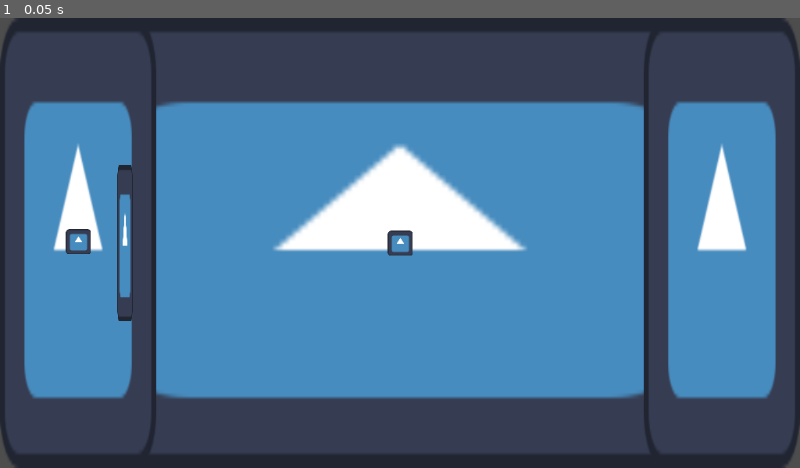
Above: before the commit, frame 1.
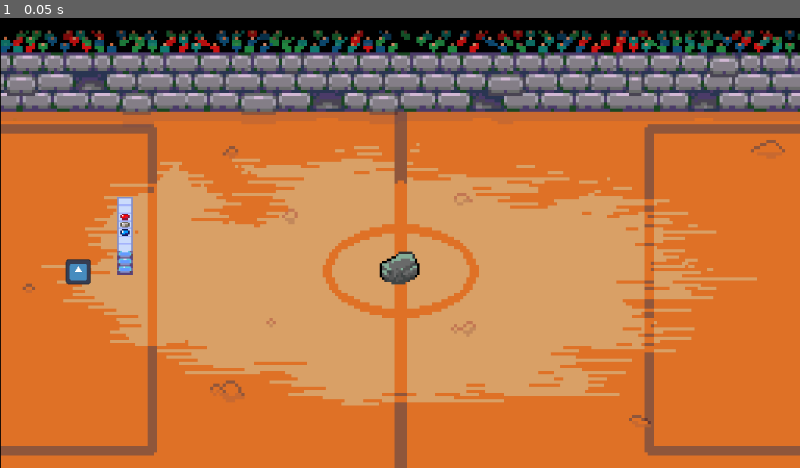
Above: after the commit, the same moment.

Repository: Imahilus/ArcanePong
Game: Godot game, scene res://Scenes/ScreenManager/ScreenManager.tscn
Same seed, same stepped clock (60 frames per second), same inputs: the game is played once before the commit and once after it. The engine's default icon, where the game draws it, is replaced by a stand-in: a white triangle on a blue panel in a dark square.
Inputs:
- Up to frame 1 (0.05 s): no input

The runs differ from the first frame. In frame 1, 97% of the frame differs, in the area x 0-100%, y 0-100%.

Commit message:
Added an exploding projectile that can bounce; and a node that can be added to things to be susceptible to impulses (like from an exploding projectile)

Diff:
--- /dev/null
+++ b/Scenes/Game/Ball.gd
@@ -0,0 +1,6 @@
+extends RigidBody2D
+
+
+func _physics_process(delta):
+	var velocity:Vector2 = $PhysicsModifications.on_physics_process(delta) * delta
+	move_and_collide(velocity)
--- a/Scenes/Game/GameContainer.tscn
+++ b/Scenes/Game/GameContainer.tscn
@@ -1,30 +1,45 @@
-[gd_scene load_steps=6 format=3 uid="uid://lgyfy7jq760t"]
+[gd_scene load_steps=12 format=3 uid="uid://lgyfy7jq760t"]
 
-[ext_resource type="Texture2D" path="res://icon.svg" id="1_r1bhp"]
+[ext_resource type="Texture2D" uid="uid://bbtievkusxq2f" path="res://Resources/Sprites/Arena.png" id="1_fb8xv"]
+[ext_resource type="Texture2D" uid="uid://brlps1b7y47en" path="res://icon.svg" id="1_r1bhp"]
 [ext_resource type="PackedScene" uid="uid://qc1m1wloleov" path="res://Scenes/Game/Wizard.tscn" id="2_4mqa4"]
+[ext_resource type="Script" path="res://Scenes/Game/Ball.gd" id="3_ak0jf"]
 [ext_resource type="PackedScene" uid="uid://cbdsho7d56kdj" path="res://Scenes/Game/Paddle.tscn" id="3_lh8f8"]
+[ext_resource type="Texture2D" uid="uid://d0a3nhh3hrg45" path="res://Resources/Sprites/Rock.png" id="3_ruo30"]
+[ext_resource type="Script" path="res://Scripts/PhysicsModifications.gd" id="4_0parn"]
 
 [sub_resource type="RectangleShape2D" id="RectangleShape2D_h1kvh"]
-size = Vector2(200, 576)
+size = Vector2(200, 456)
+
+[sub_resource type="RectangleShape2D" id="RectangleShape2D_nken3"]
+size = Vector2(20, 496)
+
+[sub_resource type="RectangleShape2D" id="RectangleShape2D_vst0q"]
+size = Vector2(1024, 20)
 
 [sub_resource type="CircleShape2D" id="CircleShape2D_6waks"]
+radius = 14.0
 
 [node name="GameContainer" type="Node2D"]
 
 [node name="Arena" type="Node2D" parent="."]
 
 [node name="Floor" type="TextureRect" parent="Arena"]
-offset_right = 1024.0
-offset_bottom = 576.0
-texture = ExtResource("1_r1bhp")
+offset_left = -3.0
+offset_top = -3.0
+offset_right = 1027.0
+offset_bottom = 579.0
+texture = ExtResource("1_fb8xv")
 
 [node name="LeftWizardArea2D" type="Area2D" parent="Arena"]
+position = Vector2(0, 120)
 
 [node name="CollisionShape2D" type="CollisionShape2D" parent="Arena/LeftWizardArea2D"]
-position = Vector2(100, 288)
+position = Vector2(100, 228)
 shape = SubResource("RectangleShape2D_h1kvh")
 
 [node name="TextureRect" type="TextureRect" parent="Arena/LeftWizardArea2D"]
+visible = false
 offset_right = 200.0
 offset_bottom = 576.0
 texture = ExtResource("1_r1bhp")
@@ -33,34 +48,75 @@
 position = Vector2(824, 0)
 
 [node name="CollisionShape2D" type="CollisionShape2D" parent="Arena/RightWizardArea2D"]
-position = Vector2(100, 288)
+position = Vector2(100, 348)
 shape = SubResource("RectangleShape2D_h1kvh")
 
 [node name="TextureRect" type="TextureRect" parent="Arena/RightWizardArea2D"]
+visible = false
 offset_right = 200.0
 offset_bottom = 576.0
 texture = ExtResource("1_r1bhp")
 
+[node name="Boundaries" type="Node2D" parent="Arena"]
+
+[node name="Left" type="StaticBody2D" parent="Arena/Boundaries"]
+position = Vector2(-20, 100)
+collision_mask = 0
+
+[node name="CollisionShape2D" type="CollisionShape2D" parent="Arena/Boundaries/Left"]
+position = Vector2(10, 248)
+shape = SubResource("RectangleShape2D_nken3")
+
+[node name="Right" type="StaticBody2D" parent="Arena/Boundaries"]
+position = Vector2(1024, 100)
+collision_mask = 0
+
+[node name="CollisionShape2D" type="CollisionShape2D" parent="Arena/Boundaries/Right"]
+position = Vector2(10, 248)
+shape = SubResource("RectangleShape2D_nken3")
+
+[node name="Top" type="StaticBody2D" parent="Arena/Boundaries"]
+position = Vector2(0, 100)
+collision_mask = 0
+
+[node name="CollisionShape2D" type="CollisionShape2D" parent="Arena/Boundaries/Top"]
+position = Vector2(512, 10)
+shape = SubResource("RectangleShape2D_vst0q")
+
+[node name="Bottom" type="StaticBody2D" parent="Arena/Boundaries"]
+position = Vector2(0, 576)
+collision_mask = 0
+
+[node name="CollisionShape2D" type="CollisionShape2D" parent="Arena/Boundaries/Bottom"]
+position = Vector2(512, 10)
+shape = SubResource("RectangleShape2D_vst0q")
+
 [node name="Ball" type="RigidBody2D" parent="."]
-position = Vector2(512.5, 288.5)
+position = Vector2(512.5, 320)
 gravity_scale = 0.0
+script = ExtResource("3_ak0jf")
 
 [node name="TextureRect" type="TextureRect" parent="Ball"]
-offset_left = -16.0
-offset_top = -16.0
-offset_right = 112.0
-offset_bottom = 112.0
-scale = Vector2(0.25, 0.25)
-texture = ExtResource("1_r1bhp")
+offset_left = -47.0
+offset_top = -48.0
+offset_right = -15.0
+offset_bottom = -16.0
+scale = Vector2(3, 3)
+texture = ExtResource("3_ruo30")
 
 [node name="CollisionShape2D" type="CollisionShape2D" parent="Ball"]
 scale = Vector2(1.6, 1.6)
 shape = SubResource("CircleShape2D_6waks")
 
+[node name="PhysicsModifications" type="Node" parent="Ball"]
+script = ExtResource("4_0parn")
+drag = 1
+
 [node name="Wizard1" parent="." node_paths=PackedStringArray("_platform", "_paddle") instance=ExtResource("2_4mqa4")]
-position = Vector2(100.5, 286.5)
+position = Vector2(100.5, 325)
 _platform = NodePath("../Arena/LeftWizardArea2D")
 _paddle = NodePath("../Paddle")
 
 [node name="Paddle" parent="." instance=ExtResource("3_lh8f8")]
-position = Vector2(150, 188.5)
+position = Vector2(150, 228.5)
+collision_mask = 3
--- a/Scenes/Game/Paddle.tscn
+++ b/Scenes/Game/Paddle.tscn
@@ -1,20 +1,22 @@
 [gd_scene load_steps=3 format=3 uid="uid://cbdsho7d56kdj"]
 
-[ext_resource type="Texture2D" path="res://icon.svg" id="1_7nrte"]
+[ext_resource type="Texture2D" uid="uid://dpi37nsyh73g0" path="res://Resources/Sprites/wallv1.png" id="1_khrhv"]
 
 [sub_resource type="RectangleShape2D" id="RectangleShape2D_our4b"]
-size = Vector2(20, 200)
+size = Vector2(20, 100)
 
 [node name="Paddle" type="CharacterBody2D"]
-collision_layer = 7
-collision_mask = 7
+collision_layer = 3
+collision_mask = 0
 
 [node name="CollisionShape2D" type="CollisionShape2D" parent="."]
-position = Vector2(10, 100)
+position = Vector2(10, 50)
 shape = SubResource("RectangleShape2D_our4b")
 
 [node name="TextureRect" type="TextureRect" parent="."]
-offset_right = 200.0
-offset_bottom = 200.0
-scale = Vector2(0.1, 1)
-texture = ExtResource("1_7nrte")
+offset_left = -6.0
+offset_top = -8.0
+offset_right = 10.0
+offset_bottom = 49.0
+scale = Vector2(2, 2)
+texture = ExtResource("1_khrhv")
--- a/Scenes/Game/Wizard.gd
+++ b/Scenes/Game/Wizard.gd
@@ -5,7 +5,8 @@
 const SPEED:float = 200
 const DRAG_SPEED:float = 120
 
-const PROJECTILE_AIR:PackedScene = preload("res://Scenes/Game/ProjectileAir.tscn")
+const PROJECTILE_AIR:PackedScene = preload("res://Scenes/Projectiles/ProjectileAir.tscn")
+const PROJECTILE_FIREBALL:PackedScene = preload("res://Scenes/Projectiles/ProjectileFireball.tscn")
 
 @export var _playerName:String = "Player1"
 @export var _platform:Area2D
@@ -14,16 +15,16 @@
 
 
 func _process(_delta):
-	if(Input.is_action_pressed(_playerName + "_Grab")):
+	if(Input.is_action_just_pressed(_playerName + "_Grab")):
 		if(!_isGrabbingPaddle):
 			var bodies:Array[Node2D] = $GrabArea.get_overlapping_bodies()
 			_isGrabbingPaddle = bodies.has(_paddle)
-	else:
+	elif(!Input.is_action_pressed(_playerName + "_Grab")):
 		_isGrabbingPaddle = false
 
 	if(!_isGrabbingPaddle && Input.is_action_just_pressed(_playerName + "_Projectile1")):
 		if($CastArea.get_overlapping_bodies().has(_paddle)):
-			var projectile:CharacterBody2D = PROJECTILE_AIR.instantiate()
+			var projectile:CharacterBody2D = PROJECTILE_FIREBALL.instantiate()
 			var halfProjectileWidth:float = projectile.get_node("CollisionShape2D").shape.radius
 
 			#We're going to fire based on the centerpoint of the paddle
@@ -40,8 +41,12 @@
 			get_parent().add_child(projectile)
 
 
-func _physics_process(_delta):
+func _physics_process(delta):
 	var direction:Vector2 = Input.get_vector(_playerName + "_Left", _playerName + "_Right", _playerName + "_Up", _playerName + "_Down")
+
+	var bumped:Vector2 = $PhysicsModifications.on_physics_process(delta)
+	if(bumped != Vector2.ZERO):
+		_isGrabbingPaddle = false
 
 	if(_isGrabbingPaddle):
 		#If a paddle is being dragged; it has to be moved first, or the player can bump into it
@@ -51,8 +56,10 @@
 		#Restrict the paddle from leaving the platform rectangle
 		_paddle.position.x = clamp(_paddle.position.x, _platform.position.x, _platform.position.x + _platform.get_node("CollisionShape2D").shape.size.x - _paddle.get_node("CollisionShape2D").shape.size.x)
 		_paddle.position.y = clamp(_paddle.position.y, _platform.position.y, _platform.position.y + _platform.get_node("CollisionShape2D").shape.size.y - _paddle.get_node("CollisionShape2D").shape.size.y)
+	elif(direction != Vector2.ZERO):
+		velocity = (direction * SPEED) + bumped
 	else:
-		velocity = direction * SPEED
+		velocity = bumped
 
 	move_and_slide()
 	#Restrict the wizard from leaving the platform rectangle
--- a/Scenes/Game/Wizard.tscn
+++ b/Scenes/Game/Wizard.tscn
@@ -1,7 +1,8 @@
-[gd_scene load_steps=6 format=3 uid="uid://qc1m1wloleov"]
+[gd_scene load_steps=7 format=3 uid="uid://qc1m1wloleov"]
 
 [ext_resource type="Script" path="res://Scenes/Game/Wizard.gd" id="1_ffral"]
-[ext_resource type="Texture2D" path="res://icon.svg" id="2_llbgg"]
+[ext_resource type="Texture2D" uid="uid://brlps1b7y47en" path="res://icon.svg" id="2_llbgg"]
+[ext_resource type="Script" path="res://Scripts/PhysicsModifications.gd" id="3_n64q3"]
 
 [sub_resource type="CircleShape2D" id="CircleShape2D_l0d77"]
 radius = 16.0
@@ -41,3 +42,7 @@
 [node name="CollisionShape2D" type="CollisionShape2D" parent="CastArea"]
 scale = Vector2(3.5, 3.5)
 shape = SubResource("CircleShape2D_tiul5")
+
+[node name="PhysicsModifications" type="Node" parent="."]
+script = ExtResource("3_n64q3")
+drag = 1
--- a/Scenes/Game/ProjectileAir.tscn
+++ b/Scenes/Projectiles/ProjectileAir.tscn
@@ -1,13 +1,13 @@
 [gd_scene load_steps=4 format=3 uid="uid://bxm58e3bjolrp"]
 
-[ext_resource type="Script" path="res://Scenes/Game/ProjectileAir.gd" id="1_ldkcn"]
-[ext_resource type="Texture2D" path="res://icon.svg" id="2_syoaa"]
+[ext_resource type="Script" path="res://Scenes/Projectiles/ProjectileAir.gd" id="1_cyywk"]
+[ext_resource type="Texture2D" uid="uid://brlps1b7y47en" path="res://icon.svg" id="2_3wcow"]
 
 [sub_resource type="CircleShape2D" id="CircleShape2D_1ft0j"]
 
 [node name="ProjectileAir" type="CharacterBody2D"]
 motion_mode = 1
-script = ExtResource("1_ldkcn")
+script = ExtResource("1_cyywk")
 
 [node name="TextureRect" type="TextureRect" parent="."]
 offset_left = -10.0
@@ -15,7 +15,7 @@
 offset_right = 190.0
 offset_bottom = 190.0
 scale = Vector2(0.1, 0.1)
-texture = ExtResource("2_syoaa")
+texture = ExtResource("2_3wcow")
 
 [node name="CollisionShape2D" type="CollisionShape2D" parent="."]
 shape = SubResource("CircleShape2D_1ft0j")
--- /dev/null
+++ b/Scenes/Projectiles/ProjectileFireball.gd
@@ -0,0 +1,45 @@
+extends CharacterBody2D
+
+
+const PROJECTILE_FIREBALL_EXPLOSION:PackedScene = preload("res://Scenes/Projectiles/ProjectileFireballExplosion.tscn")
+const SPEED = 300.0
+
+
+var angle:float = 0
+var _velocity:Vector2
+var bounces:int = 2
+var explosionPower = 400
+
+
+func _ready():
+	_velocity = Vector2.from_angle(angle) * SPEED
+
+
+func _physics_process(delta):
+	velocity = (_velocity + $PhysicsModifications.on_physics_process(delta)) * delta
+	var collision:KinematicCollision2D = move_and_collide(velocity)
+	if(collision != null):
+		_explode()
+		bounces -= 1
+		$GPUParticles2D.emitting = true
+		if(bounces < 0):
+			collision_layer = 0
+			collision_mask = 0
+			$TextureRect.hide()
+			_velocity = Vector2.ZERO
+		else:
+			_velocity = velocity.bounce(collision.get_normal()).normalized() * SPEED
+	if(bounces < 0 && $GPUParticles2D.emitting == false):
+		queue_free()
+
+
+func _explode():
+	var bodies:Array[Node2D] = $ExplosionRadius.get_overlapping_bodies()
+	for body in bodies:
+		if(body == self || body is StaticBody2D || body.name == "Paddle"):
+			continue
+		elif(body.has_node("PhysicsModifications")):
+			var node:PhysicsModifications = body.get_node("PhysicsModifications")
+			var forceMultiplier:float = clampf(1.0 - (position.distance_to(body.position) / $CollisionShape2D.shape.radius), 0.2, 1)
+			if(forceMultiplier > 0):
+				node.add_physics_modification(Vector2.from_angle(position.angle_to_point(body.position)) * explosionPower * forceMultiplier)
--- /dev/null
+++ b/Scenes/Projectiles/ProjectileFireball.tscn
@@ -0,0 +1,92 @@
+[gd_scene load_steps=14 format=3 uid="uid://b0bq51co1a73l"]
+
+[ext_resource type="Script" path="res://Scenes/Projectiles/ProjectileFireball.gd" id="1_u4v3i"]
+[ext_resource type="Texture2D" uid="uid://brlps1b7y47en" path="res://icon.svg" id="2_260cy"]
+[ext_resource type="Script" path="res://Scripts/PhysicsModifications.gd" id="3_7ryop"]
+
+[sub_resource type="CircleShape2D" id="CircleShape2D_1ft0j"]
+
+[sub_resource type="Curve" id="Curve_3rxv6"]
+_data = [Vector2(0, 1), 0.0, 1.4, 0, 0, Vector2(0.773333, 0.384615), 0.0, 0.0, 0, 0, Vector2(1, 0), 0.0, 0.0, 0, 0]
+point_count = 3
+
+[sub_resource type="CurveTexture" id="CurveTexture_mfe1p"]
+curve = SubResource("Curve_3rxv6")
+
+[sub_resource type="Gradient" id="Gradient_2vcc5"]
+offsets = PackedFloat32Array(0, 0.155738, 0.385246, 0.680328, 1)
+colors = PackedColorArray(1, 1, 1, 1, 0.967122, 0.760985, 0.440242, 1, 0.793399, 0.438701, 0, 1, 0.654902, 0.121569, 0.121569, 1, 0, 0, 0, 1)
+
+[sub_resource type="GradientTexture1D" id="GradientTexture1D_6oqk0"]
+gradient = SubResource("Gradient_2vcc5")
+
+[sub_resource type="Curve" id="Curve_qr3ot"]
+_data = [Vector2(0, 0), 0.0, 1.4, 0, 0, Vector2(1, 1), 0.0, 0.0, 0, 0]
+point_count = 2
+
+[sub_resource type="Curve" id="Curve_jy4ui"]
+_data = [Vector2(0, 0), 0.0, 1.4, 0, 0, Vector2(1, 1), 0.0, 0.0, 0, 0]
+point_count = 2
+
+[sub_resource type="CurveXYZTexture" id="CurveXYZTexture_na0qu"]
+curve_x = SubResource("Curve_qr3ot")
+curve_y = SubResource("Curve_jy4ui")
+
+[sub_resource type="ParticleProcessMaterial" id="ParticleProcessMaterial_7lwh8"]
+lifetime_randomness = 0.15
+particle_flag_disable_z = true
+particle_flag_damping_as_friction = true
+angle_max = 360.0
+spread = 180.0
+initial_velocity_min = 150.0
+initial_velocity_max = 200.0
+directional_velocity_min = 0.0
+directional_velocity_max = 0.0
+directional_velocity_curve = SubResource("CurveXYZTexture_na0qu")
+orbit_velocity_min = 0.5
+orbit_velocity_max = 1.0
+radial_velocity_min = -100.0
+radial_velocity_max = 200.0
+gravity = Vector3(0, 0, 0)
+scale_min = 8.0
+scale_max = 14.0
+color = Color(0.971071, 0.663891, 1.15514e-06, 1)
+color_ramp = SubResource("GradientTexture1D_6oqk0")
+alpha_curve = SubResource("CurveTexture_mfe1p")
+hue_variation_max = 0.1
+
+[sub_resource type="CircleShape2D" id="CircleShape2D_qweqn"]
+radius = 80.0
+
+[node name="ProjectileFireball" type="CharacterBody2D"]
+motion_mode = 1
+script = ExtResource("1_u4v3i")
+
+[node name="TextureRect" type="TextureRect" parent="."]
+offset_left = -10.0
+offset_top = -10.0
+offset_right = 190.0
+offset_bottom = 190.0
+scale = Vector2(0.1, 0.1)
+texture = ExtResource("2_260cy")
+
+[node name="CollisionShape2D" type="CollisionShape2D" parent="."]
+shape = SubResource("CircleShape2D_1ft0j")
+
+[node name="GPUParticles2D" type="GPUParticles2D" parent="."]
+emitting = false
+amount = 250
+process_material = SubResource("ParticleProcessMaterial_7lwh8")
+lifetime = 0.4
+one_shot = true
+preprocess = 0.1
+explosiveness = 0.65
+
+[node name="ExplosionRadius" type="Area2D" parent="."]
+
+[node name="CollisionShape2D" type="CollisionShape2D" parent="ExplosionRadius"]
+shape = SubResource("CircleShape2D_qweqn")
+
+[node name="PhysicsModifications" type="Node" parent="."]
+script = ExtResource("3_7ryop")
+drag = 2
--- /dev/null
+++ b/Scenes/Projectiles/ProjectileFireballExplosion.tscn
@@ -0,0 +1,61 @@
+[gd_scene load_steps=9 format=3 uid="uid://q2clbt4s7a3w"]
+
+[sub_resource type="Curve" id="Curve_w421o"]
+_data = [Vector2(0, 1), 0.0, 1.4, 0, 0, Vector2(0.773333, 0.384615), 0.0, 0.0, 0, 0, Vector2(1, 0), 0.0, 0.0, 0, 0]
+point_count = 3
+
+[sub_resource type="CurveTexture" id="CurveTexture_v6wm7"]
+curve = SubResource("Curve_w421o")
+
+[sub_resource type="Gradient" id="Gradient_wk2nm"]
+offsets = PackedFloat32Array(0, 0.155738, 0.385246, 0.680328, 1)
+colors = PackedColorArray(1, 1, 1, 1, 0.967122, 0.760985, 0.440242, 1, 0.793399, 0.438701, 0, 1, 0.654902, 0.121569, 0.121569, 1, 0, 0, 0, 1)
+
+[sub_resource type="GradientTexture1D" id="GradientTexture1D_4dwkp"]
+gradient = SubResource("Gradient_wk2nm")
+
+[sub_resource type="Curve" id="Curve_tjk3x"]
+_data = [Vector2(0, 0), 0.0, 1.4, 0, 0, Vector2(1, 1), 0.0, 0.0, 0, 0]
+point_count = 2
+
+[sub_resource type="Curve" id="Curve_im1k8"]
+_data = [Vector2(0, 0), 0.0, 1.4, 0, 0, Vector2(1, 1), 0.0, 0.0, 0, 0]
+point_count = 2
+
+[sub_resource type="CurveXYZTexture" id="CurveXYZTexture_setru"]
+curve_x = SubResource("Curve_tjk3x")
+curve_y = SubResource("Curve_im1k8")
+
+[sub_resource type="ParticleProcessMaterial" id="ParticleProcessMaterial_iv7dq"]
+lifetime_randomness = 0.15
+particle_flag_disable_z = true
+particle_flag_damping_as_friction = true
+angle_max = 360.0
+spread = 180.0
+initial_velocity_min = 150.0
+initial_velocity_max = 200.0
+directional_velocity_min = 0.0
+directional_velocity_max = 0.0
+directional_velocity_curve = SubResource("CurveXYZTexture_setru")
+orbit_velocity_min = 0.5
+orbit_velocity_max = 1.0
+radial_velocity_min = -100.0
+radial_velocity_max = 200.0
+gravity = Vector3(0, 0, 0)
+scale_min = 8.0
+scale_max = 14.0
+color = Color(0.971071, 0.663891, 1.15514e-06, 1)
+color_ramp = SubResource("GradientTexture1D_4dwkp")
+alpha_curve = SubResource("CurveTexture_v6wm7")
+hue_variation_max = 0.1
+
+[node name="ProjectileFireballExplosion" type="Node2D"]
+
+[node name="GPUParticles2D" type="GPUParticles2D" parent="."]
+emitting = false
+amount = 250
+process_material = SubResource("ParticleProcessMaterial_iv7dq")
+lifetime = 0.4
+one_shot = true
+preprocess = 0.1
+explosiveness = 0.65
--- /dev/null
+++ b/Scripts/PhysicsModifications.gd
@@ -0,0 +1,41 @@
+extends Node
+
+
+class_name PhysicsModifications
+
+
+enum DRAG { NONE, GROUND, AIR }
+const DRAG_GROUND:float = 100
+const DRAG_AIR:float = 20
+
+
+@export var drag:DRAG = DRAG.NONE
+var _modifications:Array[Vector2] = []
+
+
+func on_physics_process(delta) -> Vector2:
+	var combined:Vector2 = Vector2.ZERO
+	var forcesToKeep:Array[Vector2] = []
+	for force in _modifications:
+		combined = combined + force
+		var reduction:float = 0
+		match drag:
+			DRAG.GROUND:
+				reduction = DRAG_GROUND * delta
+			DRAG.AIR:
+				reduction = DRAG_AIR * delta
+			_:
+				pass
+		reduction = clampf(reduction, 0, force.length())
+		force = force - (force.normalized() * reduction)
+		if(force != Vector2.ZERO):
+			#We can't remove elements from an array that we're currently looping over
+			forcesToKeep.append(force)
+	_modifications = forcesToKeep
+
+	#return the non-delta modified combined impulse
+	return combined
+
+
+func add_physics_modification(force:Vector2):
+	_modifications.append(force)
--- a/project.godot
+++ b/project.godot
@@ -60,5 +60,6 @@
 
 [rendering]
 
+textures/canvas_textures/default_texture_filter=0
 renderer/rendering_method="gl_compatibility"
 renderer/rendering_method.mobile="gl_compatibility"
Binary file added: Resources/Sprites/Arena.png
Not shown, added: Resources/Sprites/Arena.png.import
Binary file added: Resources/Sprites/Rock.png
Not shown, added: Resources/Sprites/Rock.png.import
Binary file added: Resources/Sprites/wallv1.png
Not shown, added: Resources/Sprites/wallv1.png.import
Binary file added: Resources/Sprites/wizard16x16.png
Not shown, added: Resources/Sprites/wizard16x16.png.import
Renamed: Scenes/Game/ProjectileAir.gd -> Scenes/Projectiles/ProjectileAir.gd
